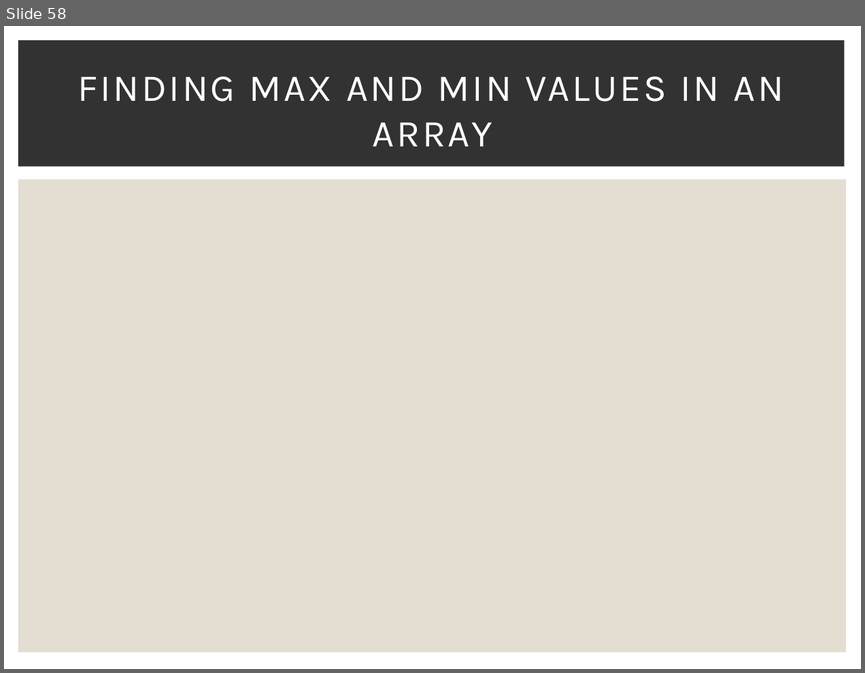
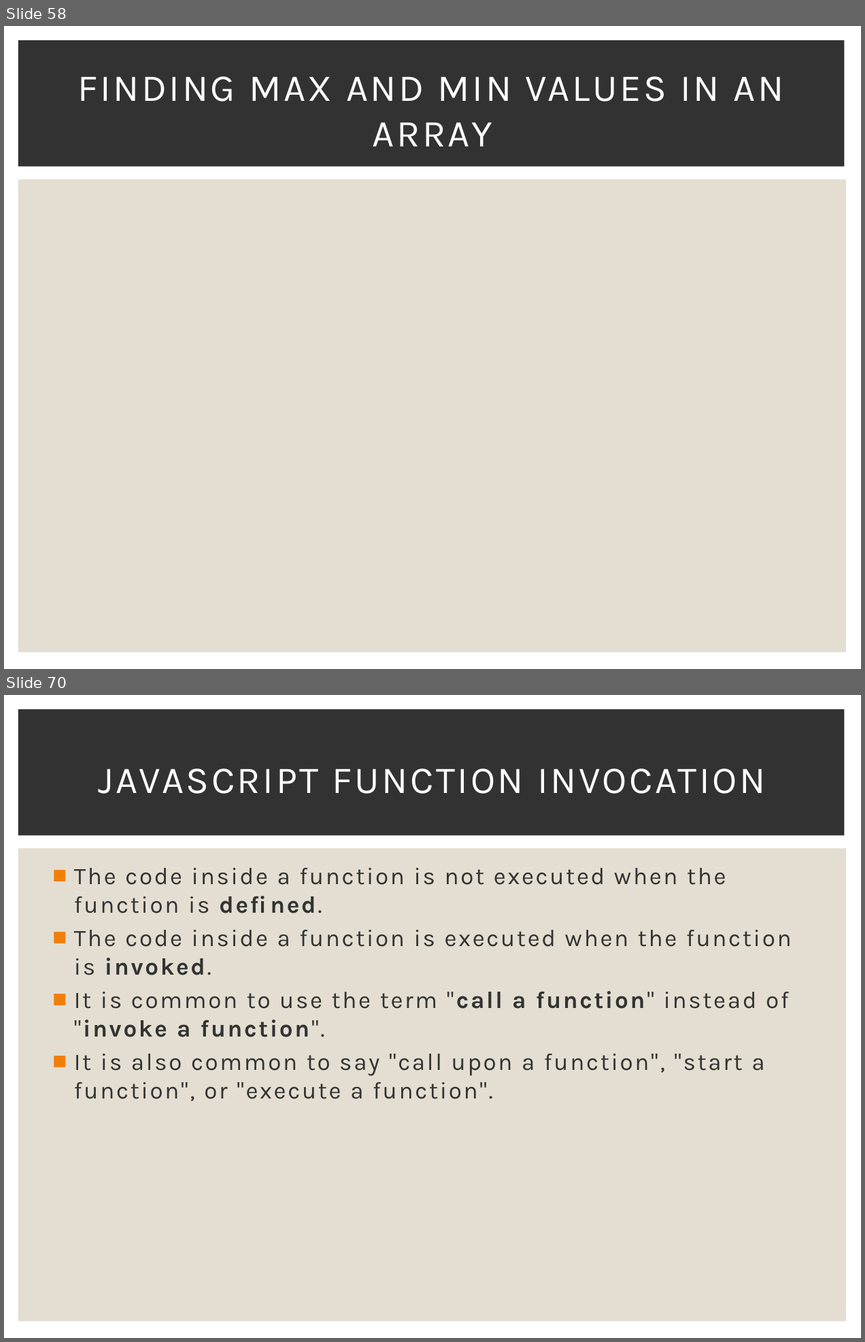
Before and after one commit to Karamihova/Fundamentals-JS, a slide deck: Programming Prep.pptx. Shown one above the other, each under a label of ours: slide 58 before the commit, slides 58 and 70 after it; the slides between them are not shown. The pictures are 865x673 and 865x1342 pixels, drawn with LibreOffice and Linux fonts; fonts in the diff are those of the drawing. Boxes give left, top, right and bottom in pixels: in the first picture for what was removed or moved away, otherwise in the second. Text is boxed around its words. In the diff, an @@ line names an element or a change of style, - is before the commit and + after.

Commit message:
Exercise Functions

```diff
--- a/Programming Prep.pptx
+++ b/Programming Prep.pptx
@@ slide 70 added at (4,695,861,1338), background #FFFFFF; not listed: 2 template elements that a slide beside it also shows @@
@@ title added at (99,768,765,794), 32 pt, text #FFFFFF @@
+JAVASCRIPT FUNCTION INVOCATION
@@ text added at (74,868,791,1101), 20 pt, text #323232 @@
+■ The code inside a function is not executed when the function is defined.
+■ The code inside a function is executed when the function is invoked.
+■ It is common to use the term "call a function" instead of "invoke a function".
+■ It is also common to say "call upon a function", "start a function", or "execute a function".
```
Also in this commit, not shown: 28 other slides added, 7 other files.
